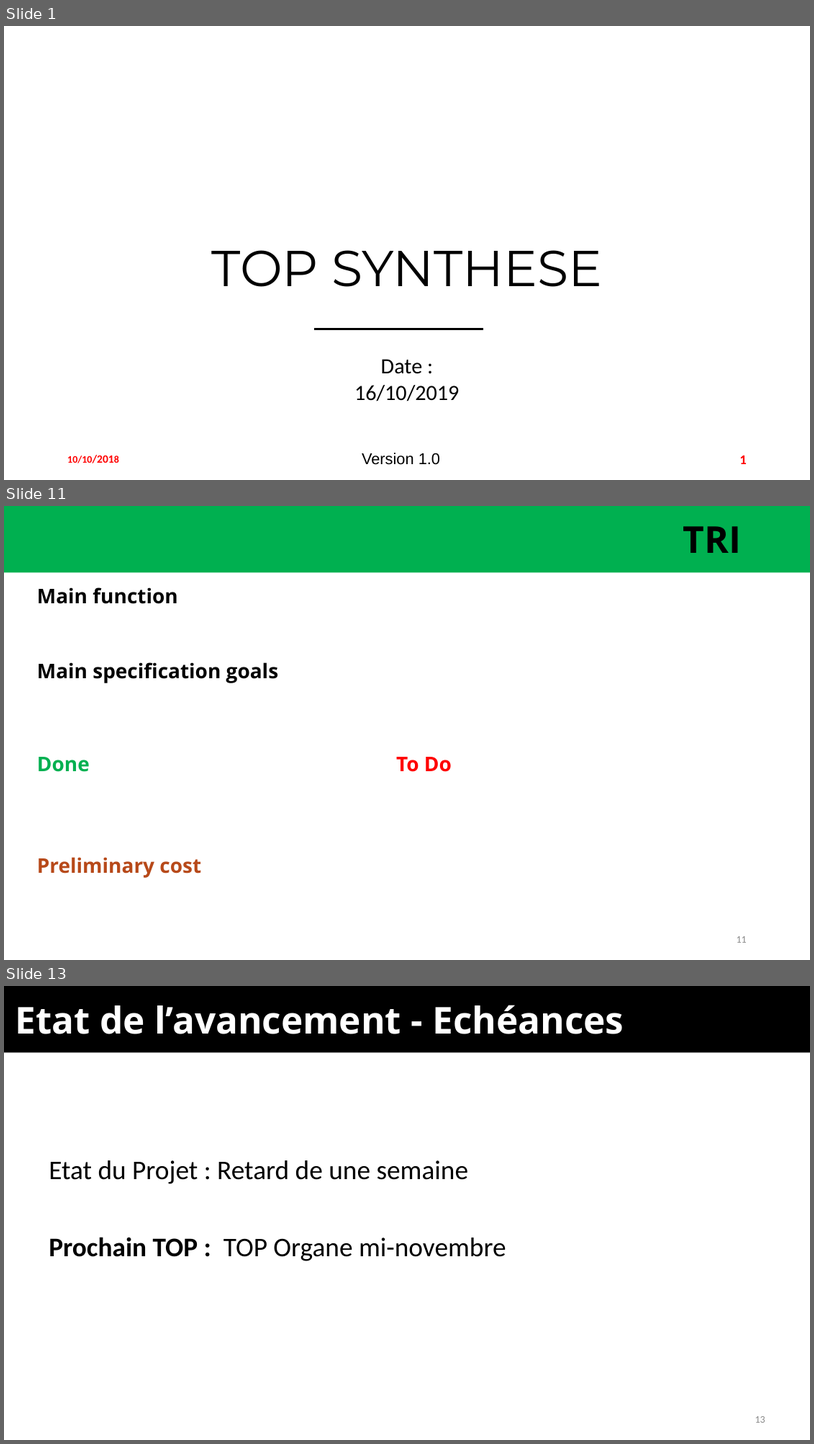
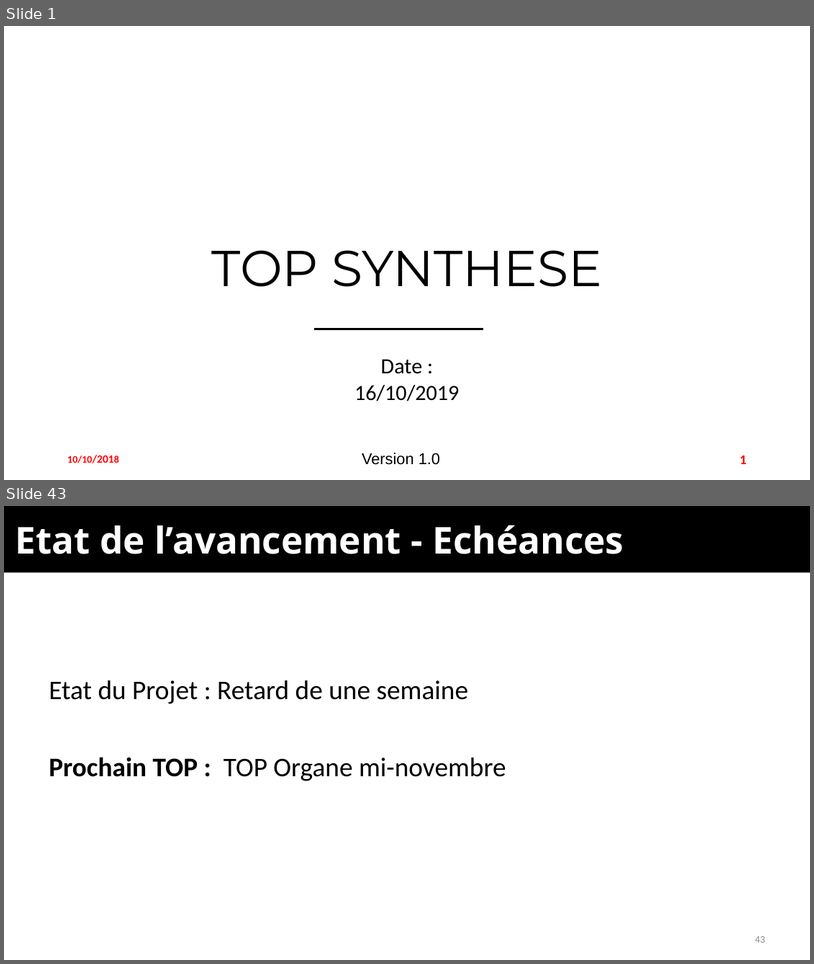
Before and after one commit to EOSCogniton/Ressources2020, a slide deck: TO_TOPs/05_Top_Synth/Template v2.0.pptx. Shown one above the other, each under a label of ours: slides 1, 11 and 13 before the commit, slides 1 and 43 after it; the slides between them are not shown. The pictures are 814x1444 and 814x964 pixels, drawn with LibreOffice and Linux fonts; fonts in the diff are those of the drawing; background and template pictures are left out. Boxes give left, top, right and bottom in pixels: in the first picture for what was removed or moved away, otherwise in the second. Text is boxed around its words. In the diff, an @@ line names an element or a change of style, - is before the commit and + after.

```diff
--- a/TO_TOPs/05_Top_Synth/Template v2.0.pptx
+++ b/TO_TOPs/05_Top_Synth/Template v2.0.pptx
@@ slide 11 removed at [4, 506, 810, 960], background #FFFFFF @@
@@ rectangle removed at [4, 506, 810, 573] @@
@@ text removed at [683, 526, 741, 553] @@
-TRI
@@ text removed at [37, 587, 178, 604] @@
-Main function
@@ text removed at [37, 662, 278, 683] @@
-Main specification goals
@@ text removed at [37, 757, 90, 772] @@
-Done
@@ text removed at [396, 757, 452, 772] @@
-To Do
@@ text removed at [37, 857, 201, 878] @@
-Preliminary cost
@@ page number removed at [737, 936, 747, 942] @@
-11
@@ what was slide 13 is now slide 43 @@
@@ page number at [756, 936, 766, 942]: text changed @@
-13
+43
```
Also in this commit, not shown: 1 slide changed, 40 slides added, 9 other slides removed, 1 other file.
